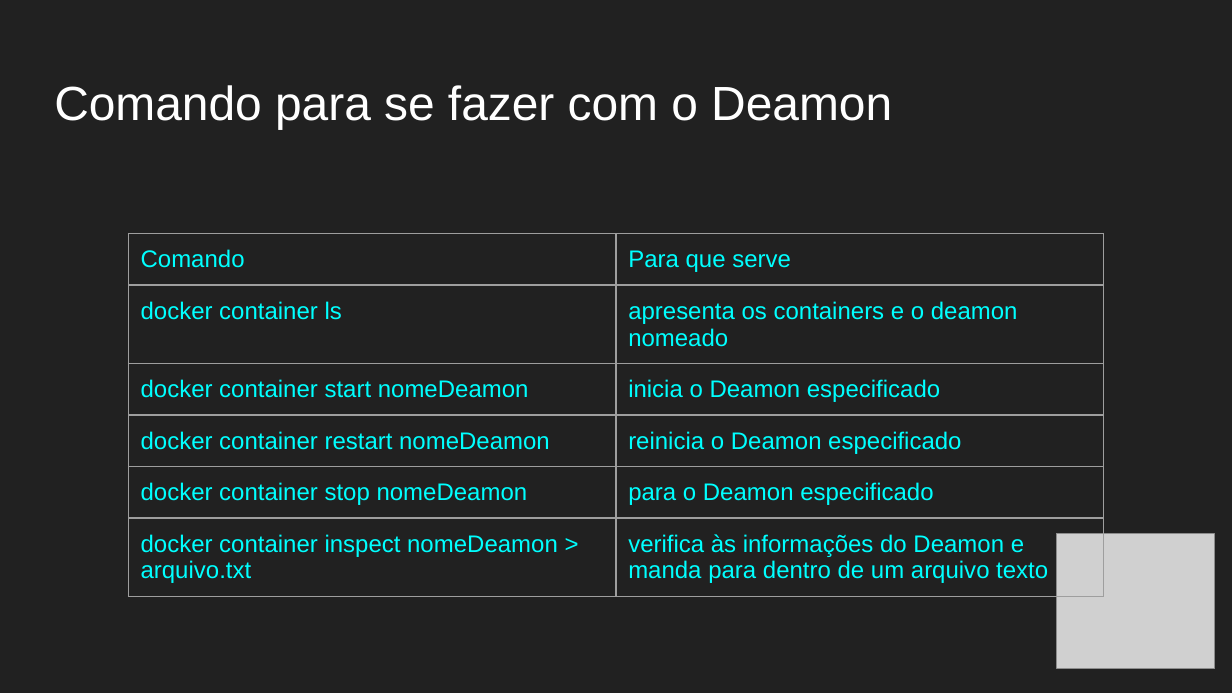
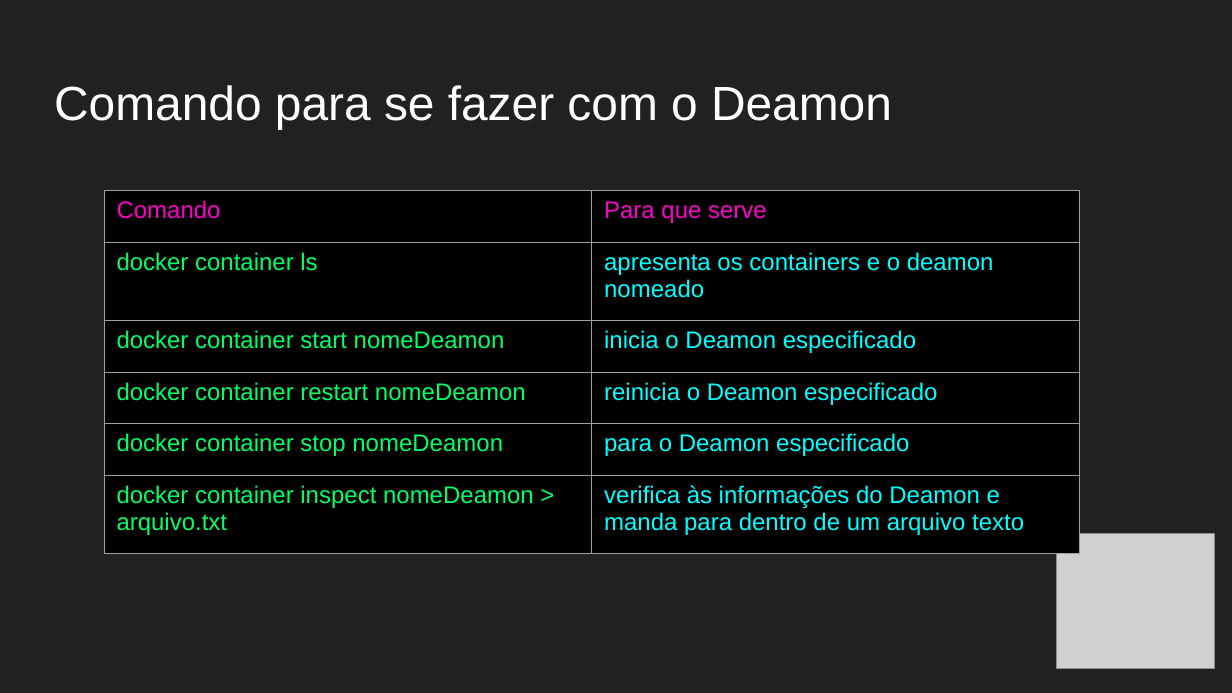
Before and after one commit to F4NT0/D0CK3R, a slide deck: slide 20 of Aula_Docker.pptx (slide 19 before the commit). Drawn at 1232x693 pixels with LibreOffice and Linux fonts; fonts in the diff are those of the drawing; grey boxes stand for pictures. Boxes give left, top, right and bottom in pixels: in the first picture for what was removed or moved away, otherwise in the second. Text is boxed around its words. In the diff, an @@ line names an element or a change of style, - is before the commit and + after.

Commit message:
new presentation

```diff
--- a/Aula_Docker.pptx
+++ b/Aula_Docker.pptx
@@ table at bbox=[105, 191, 1080, 554] @@
@@ fill none to #000000 in 12 cells @@
@@ text colour #00FFFF to #FF00CC in "Comando", "Para que serve" @@
@@ text colour #00FFFF to #00FF66 in "docker container ls", "docker container start nomeDeamon", "docker container restart nomeDeamon", "docker container stop nomeDeamon" and 1 more places @@
@@ borders changed @@
@@ table: place and size @@
-table at bbox=[128, 234, 1104, 638]
+table at bbox=[105, 191, 1080, 554]
```
Also in this commit, not shown: 27 other slides changed, 1 slide added.
